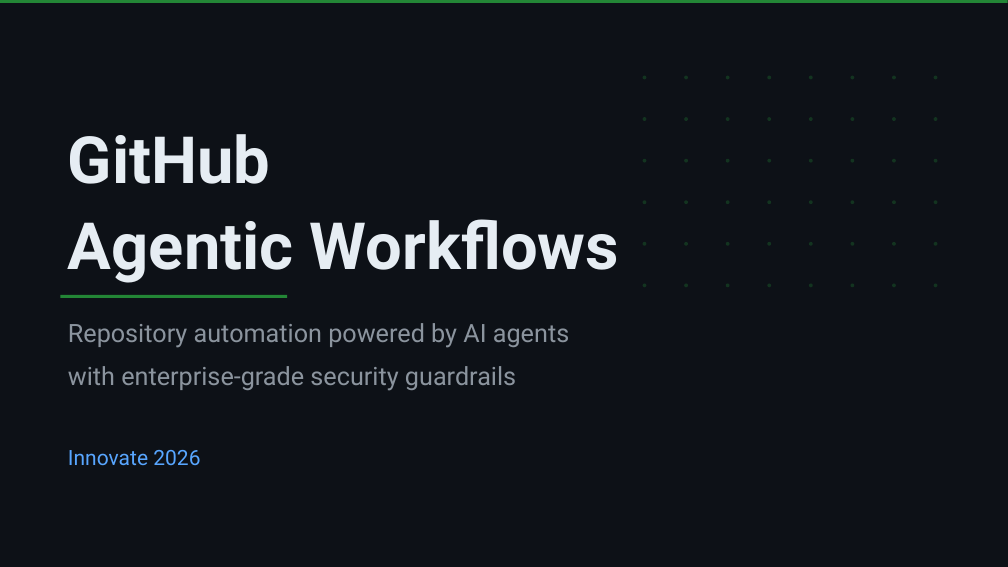
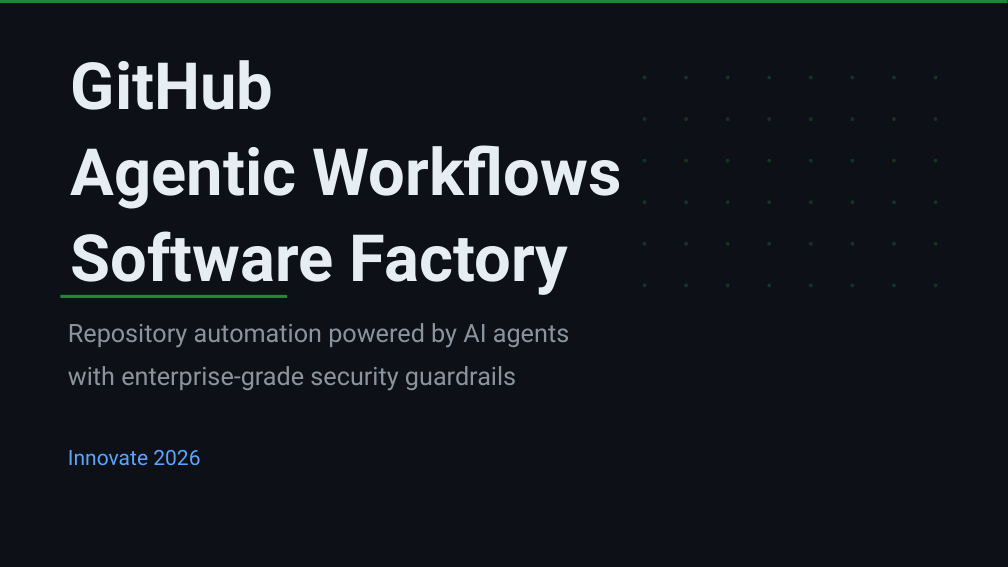
Before and after one commit to lenvolk/gh-aw-dryrun, a slide deck: slide 1 of Innovate2026-AgenticWorkflows_v2.pptx. Drawn at 1008x567 pixels with LibreOffice and Linux fonts; fonts in the diff are those of the drawing. Boxes give left, top, right and bottom in pixels: in the first picture for what was removed or moved away, otherwise in the second. Text is boxed around its words. In the diff, an @@ line names an element or a change of style, - is before the commit and + after.

Commit message:
fix(presentation): update Innovate2026-AgenticWorkflows_v2.pptx with new content

```diff
--- a/Innovate2026-AgenticWorkflows_v2.pptx
+++ b/Innovate2026-AgenticWorkflows_v2.pptx
@@ text "GitHub": place and size @@
-text "GitHub" at (68,134,619,283)
+text "GitHub" at (71,60,622,297)
@@ text at (71,231,568,297): paragraph added @@
+Software Factory
```
Also in this commit, not shown: 2 other slides changed, 1 slide added.
